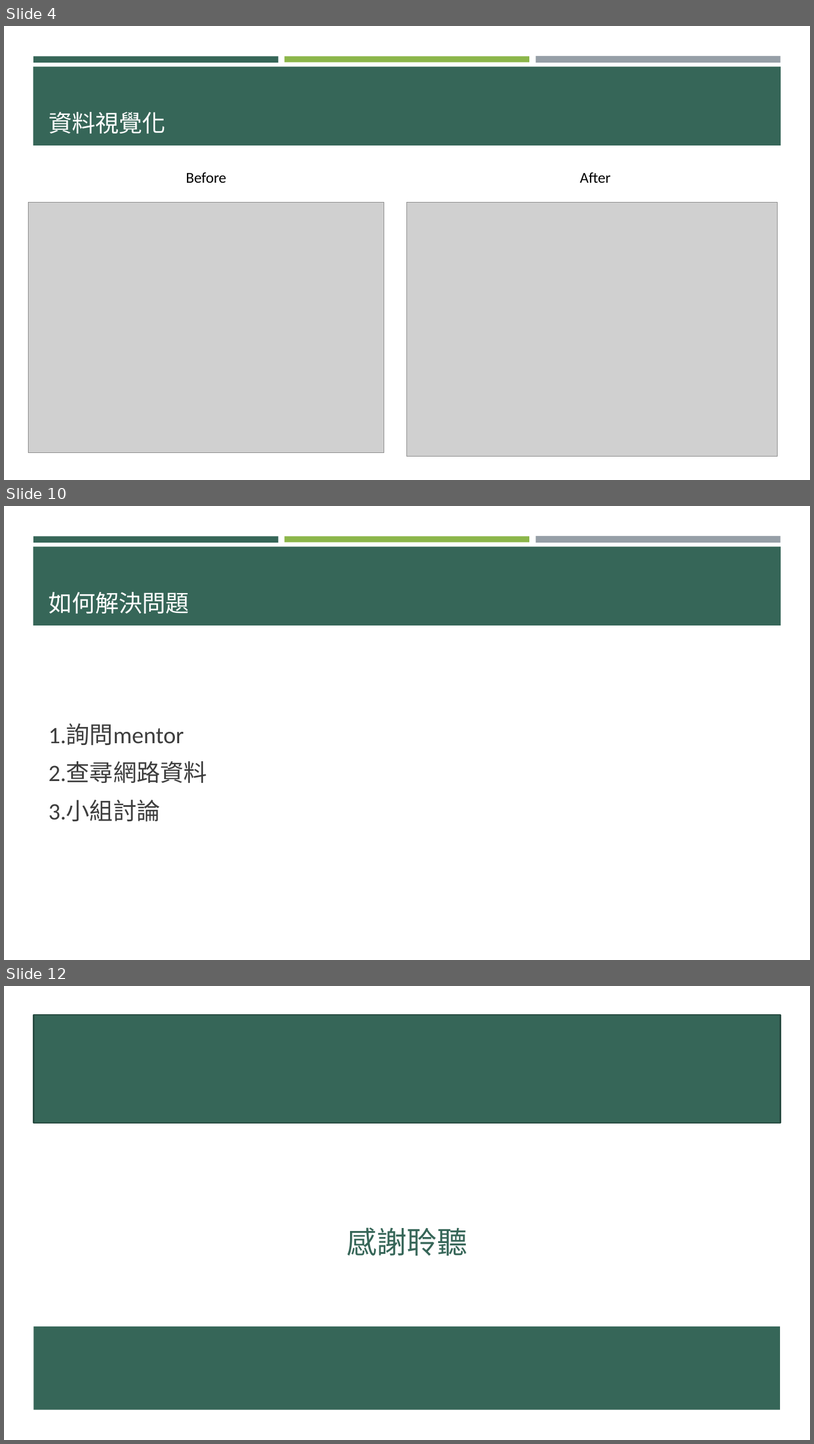
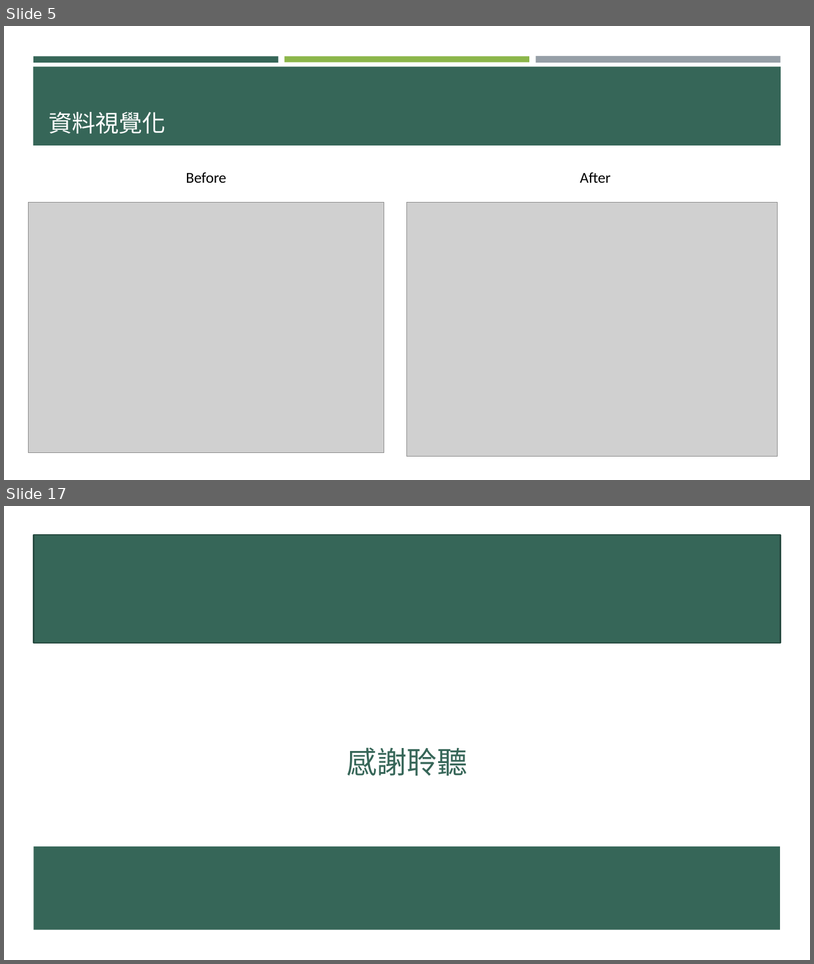
Before and after one commit to p314008dsa/Text-mining, a slide deck: 0610進度報告 .pptx. Shown one above the other, each under a label of ours: slides 4, 10 and 12 before the commit, slides 5 and 17 after it; the slides between them are not shown. The pictures are 814x1444 and 814x964 pixels, drawn with LibreOffice and Linux fonts; fonts in the diff are those of the drawing; grey boxes stand for pictures. Boxes give left, top, right and bottom in pixels: in the first picture for what was removed or moved away, otherwise in the second. Text is boxed around its words. In the diff, an @@ line names an element or a change of style, - is before the commit and + after.

```diff
--- a/0610進度報告 .pptx
+++ b/0610進度報告 .pptx
@@ slide 10 removed at (4,506,810,960), background #FFFFFF; not listed: 4 template elements that a slide beside it also shows @@
@@ title removed at (48,592,189,613) @@
-如何解決問題
@@ text removed at (48,723,207,822) @@
-1.詢問mentor
-2.查尋網路資料
-3.小組討論
@@ what was slide 4 is now slide 5 @@
@@ what was slide 12 is now slide 17 @@
```
Also in this commit, not shown: 7 slides changed, 6 slides added.
